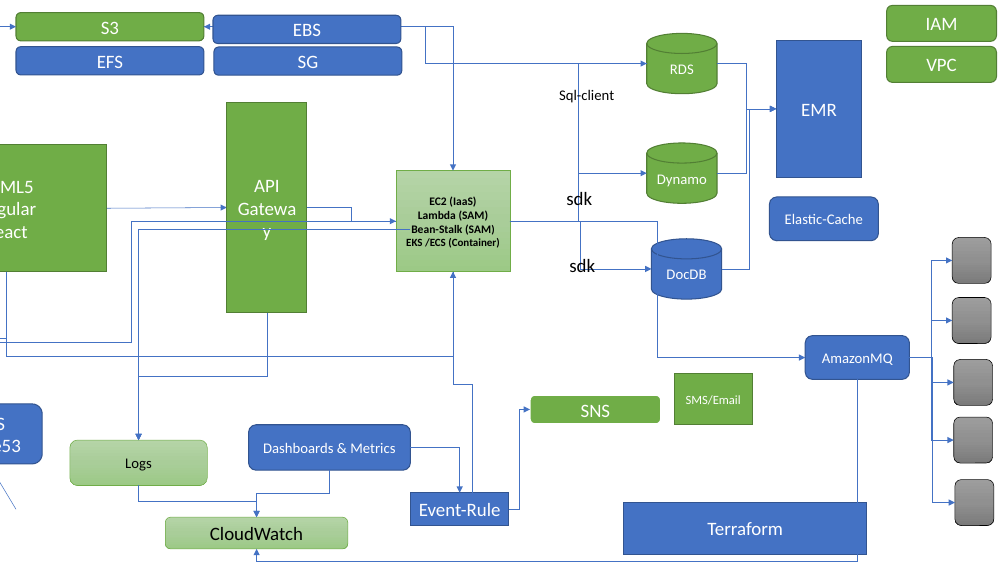
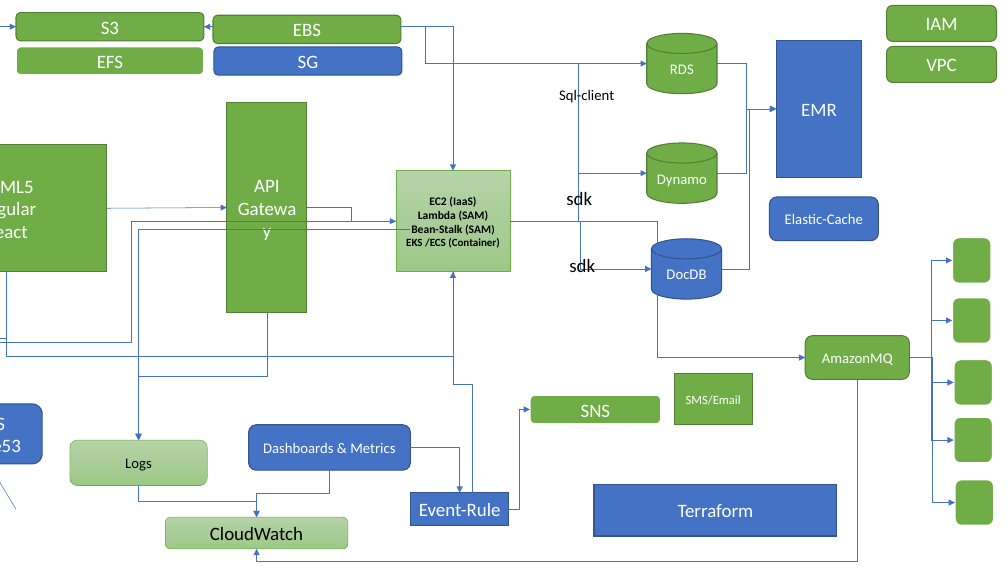
Before and after one commit to nileshdevdas/advaws, a slide deck: slide 11 of AWSPresentation1.pptx. Drawn at 1008x567 pixels with LibreOffice and Linux fonts; fonts in the diff are those of the drawing. Boxes give left, top, right and bottom in pixels: in the first picture for what was removed or moved away, otherwise in the second. Text is boxed around its words. In the diff, an @@ line names an element or a change of style, - is before the commit and + after.

```diff
--- a/AWSPresentation1.pptx
+++ b/AWSPresentation1.pptx
@@ rounded rectangle "EBS" at (213, 15, 401, 43): fill #4472C4 to #70AD47; outline #325491 1 pt to #538035 1 pt @@
@@ rounded rectangle "EFS" at (16, 47, 203, 75): fill #4472C4 to #70AD47; outline #325491 1 pt to #FFFFFF 1.5 pt @@
@@ rounded rectangle "AmazonMQ" at (805, 336, 910, 380): fill #4472C4 to #70AD47; outline #325491 1 pt to #538035 1 pt @@
@@ fill gradient #9D9D9D to #909090 to #7C7C7C to #70AD47; outline #000000 0.5 pt to #FFFFFF 1.5 pt in 5 elements at (953, 237, 992, 284), (953, 298, 992, 344), (954, 360, 994, 406), (954, 417, 994, 464), (955, 479, 994, 526) @@
@@ rectangle "Terraform": place and size @@
-rectangle "Terraform" at (624, 503, 867, 554)
+rectangle "Terraform" at (594, 485, 837, 536)
```
Also in this commit, not shown: 1 slide added, 5 other files.
